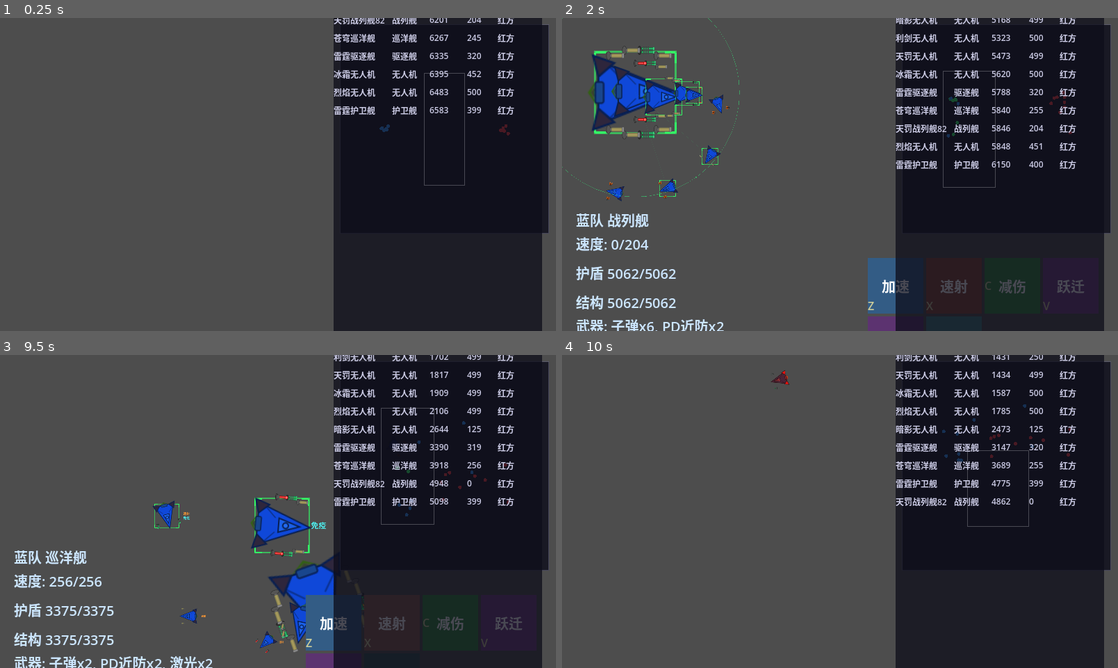
Above: before the commit, frames 1-4 (two rows, left to right).
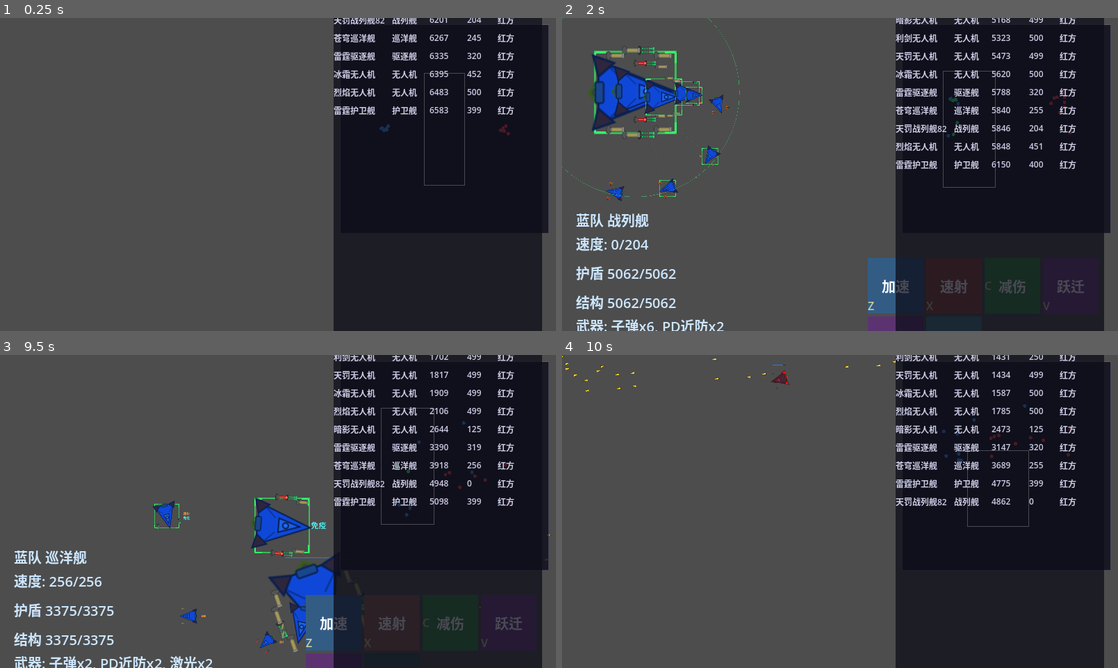
Above: after the commit, the same moments.

Repository: ZhanXuzhao/SpaceRTS
Game: Godot game, scene res://scenes/main.tscn
Two runs of this game, one before a commit and one after it. Both use one fixed random seed, a clock stepped at 60 frames per second and the inputs below.
Inputs (mouse positions are in pixels of both pictures, inside the frame that each line leads up to):
- Up to frame 1 (0.25 s): no input
- Up to frame 2 (2 s): tap Enter at 0.5 s; move the mouse to (962, 158) at 0.52 s; hold W 0.53-1.25 s; tap R at 0.6 s; click (962, 158) at 0.67 s; drag from (728, 190) to (634, 93) at 1.27 s
- Up to frame 3 (9.5 s): move the mouse to (333, 442) at 2.02 s; hold W 2.03-2.75 s; tap one key every 1.5 s from 2.1 s: H G X V N; drag from (250, 574) to (305, 514) at 2.77 s; move the mouse to (444, 558) at 3.52 s; hold A 3.53-4.25 s; drag from (111, 464) to (311, 577) at 4.27 s; move the mouse to (305, 511) at 5.02 s; hold A 5.03-5.75 s; click (305, 511) at 5.17 s; drag from (194, 433) to (289, 646) at 5.77 s; move the mouse to (400, 495) at 6.52 s; hold W 6.53-7.25 s; drag from (166, 527) to (266, 652) at 7.27 s; move the mouse to (333, 442) at 8.02 s; hold A 8.03-8.75 s; drag from (250, 574) to (316, 361) at 8.77 s
- Up to frame 4 (10 s): move the mouse to (1006, 558) at 9.52 s; hold W from 9.53 s (still down); tap 9 at 9.6 s; click (1006, 558) at 9.67 s

Frames 1-2 are identical in both runs. In frame 3, less than 0.1% of the frame differs, in the area x 51-100%, y 57-81%; in frame 4, less than 0.1%, in the area x 0-75%, y 0-12%.
Error before the commit: Parse Error: Preload file "res://scripts/game_config.gd" does not exist. (res://scripts/projectile.gd:32)

Commit message:
恢复 projectile.gd 的 game_config 引用路径

Diff:
--- a/scripts/projectile.gd
+++ b/scripts/projectile.gd
@@ -29,7 +29,7 @@
 var _lifetime: float = 3.0  # 默认值，setup() 会覆盖
 var _sprite: Sprite2D
 
-const CFG = preload("res://scripts/game_config.gd")
+const CFG = preload("res://game_config.gd")
 
 
 func _ready() -> void:
